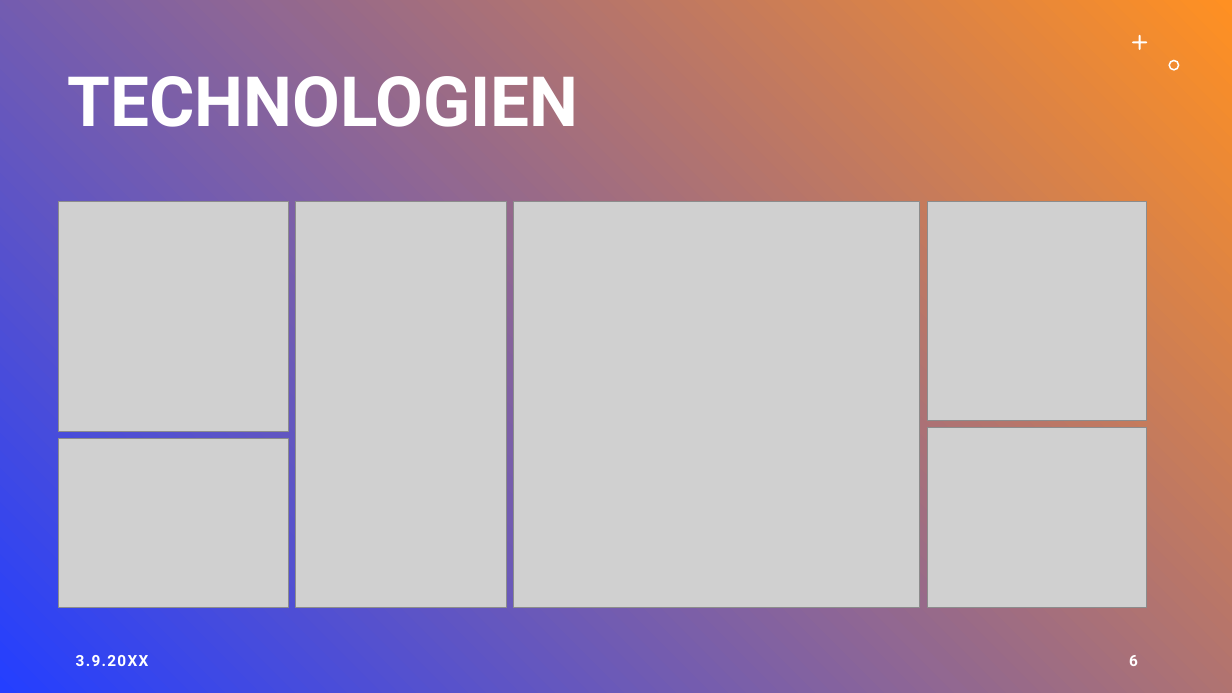
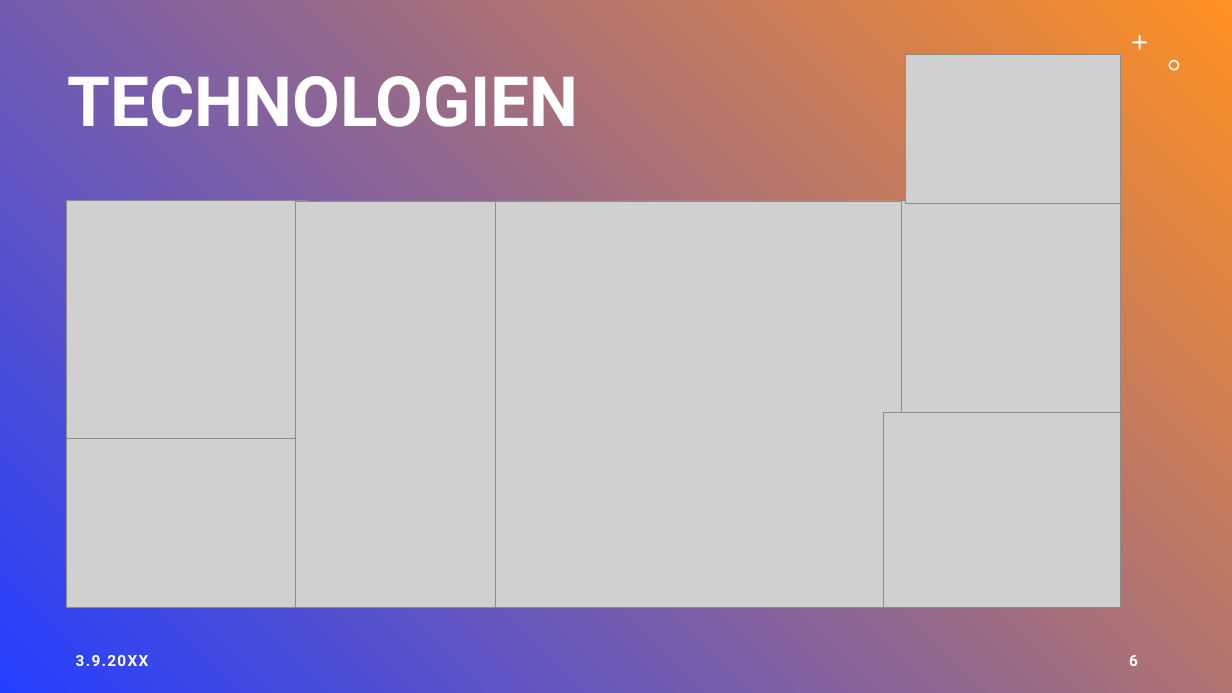
Before and after one commit to LegitesMax/multiflexlbkv, a slide deck: slide 6 of Präsentation/MultiFlex.pptx. Drawn at 1232x693 pixels with LibreOffice and Linux fonts; fonts in the diff are those of the drawing; grey boxes stand for pictures. Boxes give left, top, right and bottom in pixels: in the first picture for what was removed or moved away, otherwise in the second. Text is boxed around its words. In the diff, an @@ line names an element or a change of style, - is before the commit and + after.

```diff
--- a/Präsentation/MultiFlex.pptx
+++ b/Präsentation/MultiFlex.pptx
@@ picture added at [906, 55, 1121, 203] @@
@@ picture: place and size @@
-picture at [58, 201, 288, 432]
+picture at [67, 201, 308, 442]
@@ picture: place and size @@
-picture at [514, 201, 921, 608]
+picture at [495, 201, 902, 608]
@@ picture: place and size @@
-picture at [928, 201, 1147, 421]
+picture at [902, 201, 1121, 420]
@@ picture: place and size @@
-picture at [928, 428, 1147, 607]
+picture at [884, 412, 1121, 607]
@@ picture: place and size @@
-picture at [58, 439, 288, 607]
+picture at [67, 439, 297, 607]
```
Also in this commit, not shown: 1 other slide changed, 8 other files.
